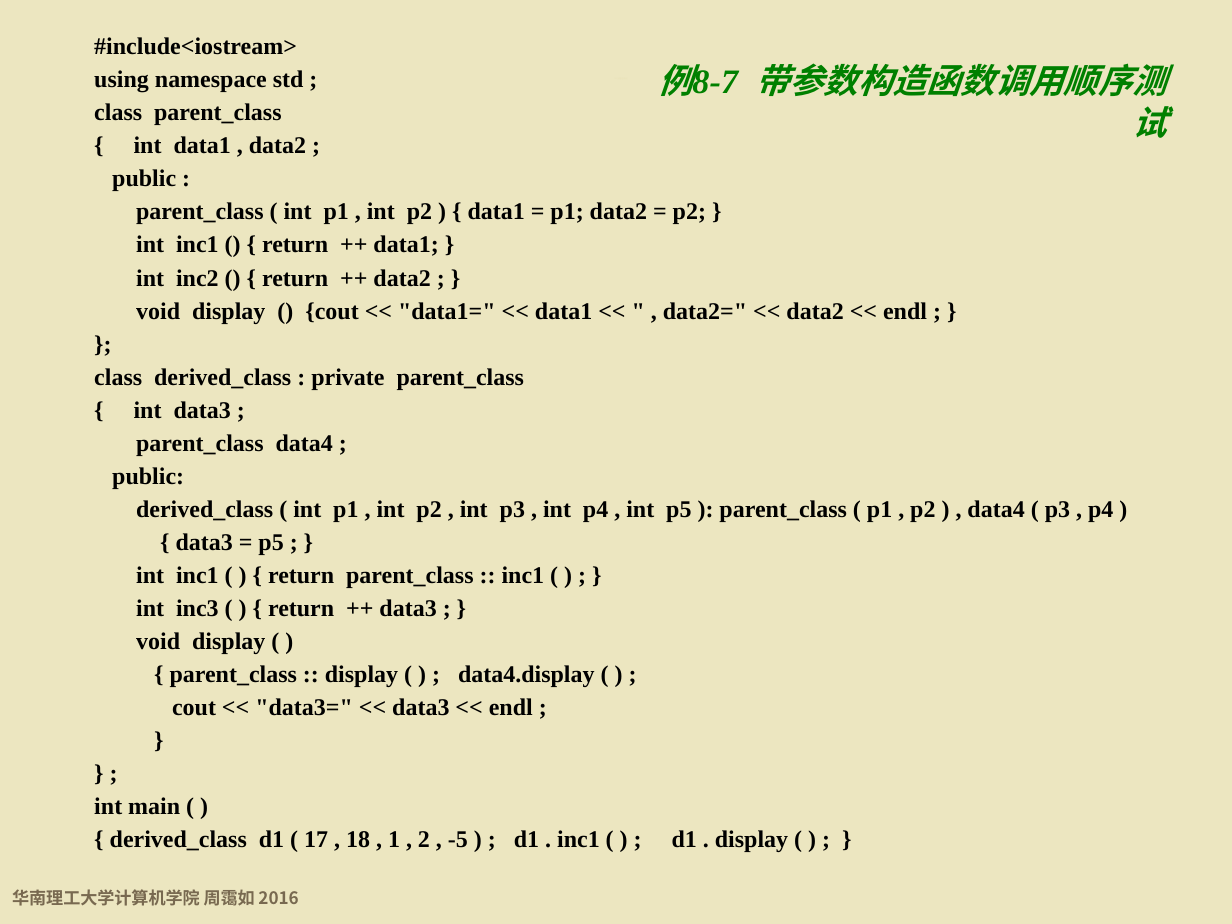
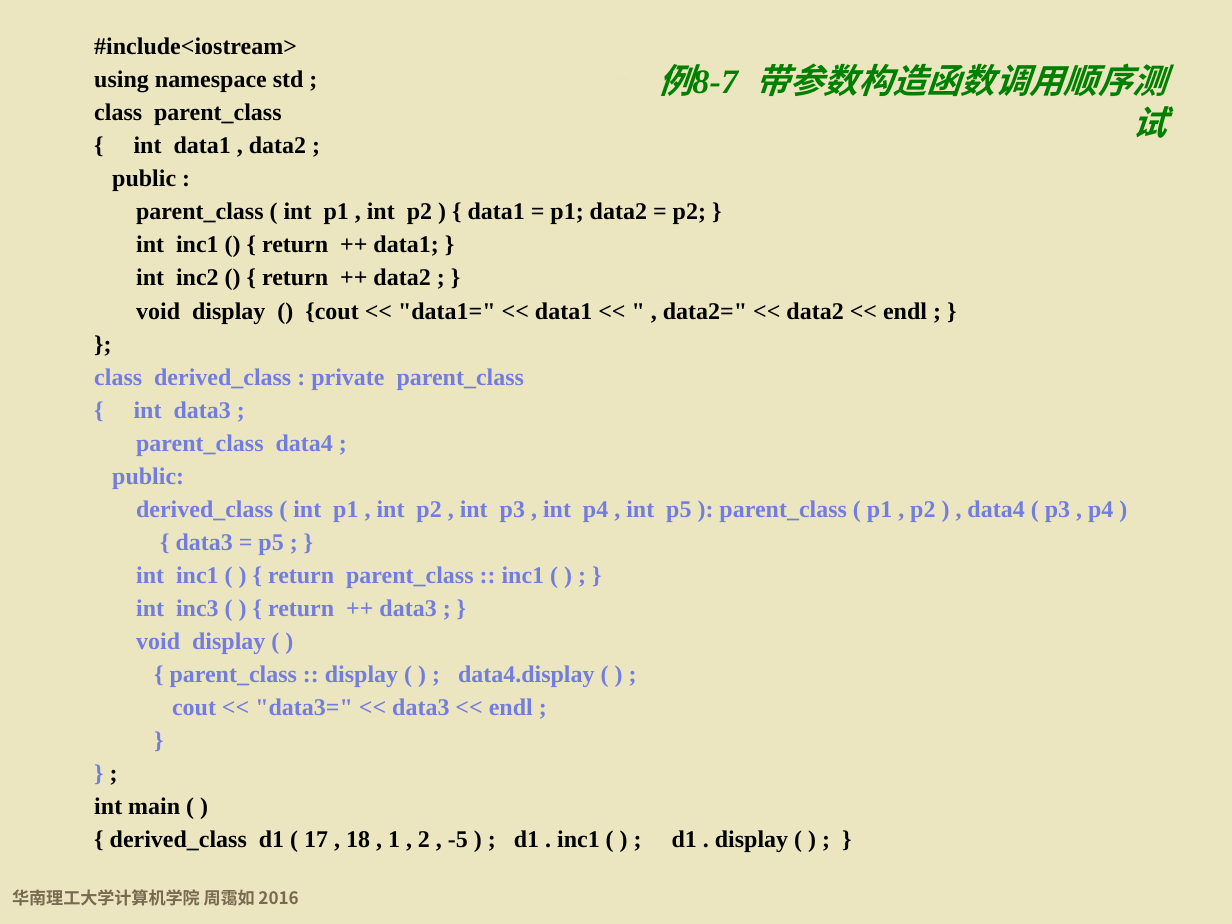
Before and after one commit to wwuhn/wwuhn.github.io, a slide deck: slide 74 of bookspcClassic/C++程序设计基础（第5版）周霭如/8-继承.pptx. Drawn at 1232x924 pixels with LibreOffice and Linux fonts; fonts in the diff are those of the drawing; background and template pictures are left out. Boxes give left, top, right and bottom in pixels: in the first picture for what was removed or moved away, otherwise in the second. Text is boxed around its words. In the diff, an @@ line names an element or a change of style, - is before the commit and + after.

```diff
--- a/bookspcClassic/C++程序设计基础（第5版）周霭如/8-继承.pptx
+++ b/bookspcClassic/C++程序设计基础（第5版）周霭如/8-继承.pptx
@@ text at (x1=94, y1=368, x2=1113, y2=715): text colour #000000 to #727DE0 in "class derived_class : private parent_class", "{ int data3 ;", "parent_class data4 ;", "public:" and 9 more places @@
```
Also in this commit, not shown: 10 other slides changed.
